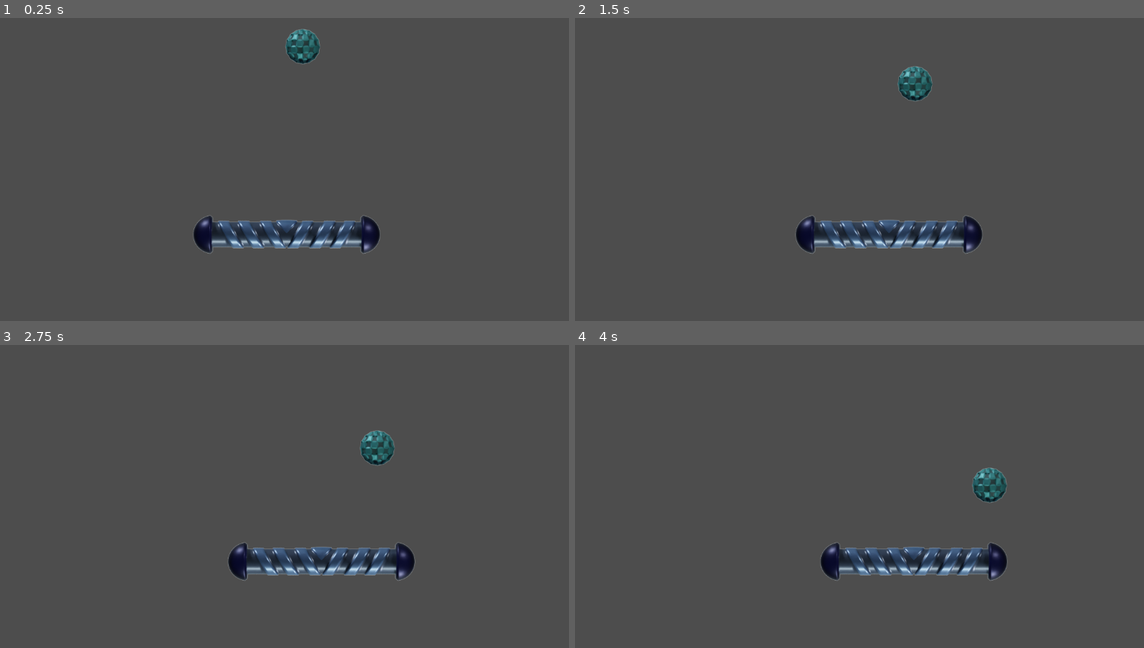
Above: before the commit, frames 1-4 (two rows, left to right).
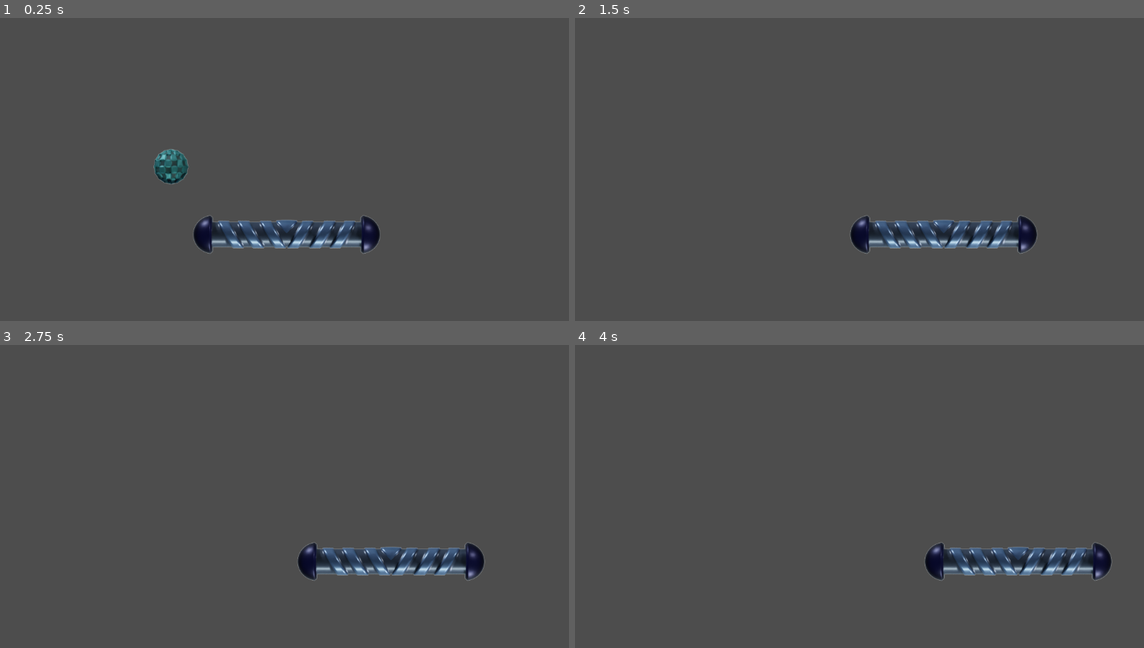
Above: after the commit, the same moments.

Repository: rkumayan/breakout
Game: Godot game, scene res://main.tscn
Same seed, same stepped clock (60 frames per second), same inputs: the game is played once before the commit and once after it.
Inputs:
- Up to frame 1 (0.25 s): no input
- Up to frame 2 (1.5 s): hold Right (ui_right) 0.53-1.28 s; hold Left (ui_left) from 1.28 s (still down)
- Up to frame 3 (2.75 s): release Left (ui_left) at 2.03 s; hold Right (ui_right) from 2.03 s (still down)
- Up to frame 4 (4 s): release Right (ui_right) at 3.53 s; hold Left (ui_left) from 3.53 s (still down)

The runs differ from the first frame. In frame 1, 1.1% of the frame differs, in the area x 26-57%, y 3-55%; in frame 2, 3.8%; in frame 3, 4.0%; in frame 4, 4.7%, in the area x 43-95%, y 40-78%.

Commit message:
added collision for player and ball

Diff:
--- a/ball.gd
+++ b/ball.gd
@@ -1,13 +1,26 @@
 extends Area2D
 
-var add_x = 1
-var add_y = 1
+var add_x = -10
+var add_y = 10
 func _physics_process(delta):
 	position += Vector2(add_x,add_y)
 	pass
 
 
 func _on_body_entered(body):
-	add_y = -add_y
-	print('body entered')
+	#player entered
+	if( str(body) == "player:<CharacterBody2D#27497858266>"):
+		add_y = -add_y
+	#collided with right or left wall
+	if( str(body) == "right:<StaticBody2D#27464303832>" or str(body) ==  "left:<StaticBody2D#27430749398>"):
+		add_x = -add_x
+
+	#collided with top or bottom wall
+	if( str(body) == "top:<StaticBody2D#27363640524>" or str(body) == "bottom:<StaticBody2D#27397194952>"):
+		add_y = -add_y
+
+
+
+	print(body)
+
 	pass
--- a/main.tscn
+++ b/main.tscn
@@ -21,27 +21,27 @@
 
 [node name="walls" type="Node2D" parent="."]
 
-[node name="StaticBody2D" type="StaticBody2D" parent="walls"]
+[node name="top" type="StaticBody2D" parent="walls"]
 
-[node name="CollisionShape2D" type="CollisionShape2D" parent="walls/StaticBody2D"]
+[node name="CollisionShape2D" type="CollisionShape2D" parent="walls/top"]
 position = Vector2(573, -108)
 shape = SubResource("RectangleShape2D_ccfd4")
 
-[node name="StaticBody2D2" type="StaticBody2D" parent="walls"]
+[node name="bottom" type="StaticBody2D" parent="walls"]
 
-[node name="CollisionShape2D" type="CollisionShape2D" parent="walls/StaticBody2D2"]
+[node name="CollisionShape2D" type="CollisionShape2D" parent="walls/bottom"]
 position = Vector2(579, 744)
 shape = SubResource("RectangleShape2D_ccfd4")
 
-[node name="StaticBody2D3" type="StaticBody2D" parent="walls"]
+[node name="left" type="StaticBody2D" parent="walls"]
 
-[node name="CollisionShape2D" type="CollisionShape2D" parent="walls/StaticBody2D3"]
+[node name="CollisionShape2D" type="CollisionShape2D" parent="walls/left"]
 position = Vector2(-12, 973)
 shape = SubResource("RectangleShape2D_kkw7m")
 
-[node name="StaticBody2D4" type="StaticBody2D" parent="walls"]
+[node name="right" type="StaticBody2D" parent="walls"]
 
-[node name="CollisionShape2D" type="CollisionShape2D" parent="walls/StaticBody2D4"]
+[node name="CollisionShape2D" type="CollisionShape2D" parent="walls/right"]
 position = Vector2(1165, 970)
 shape = SubResource("RectangleShape2D_kkw7m")
 
@@ -61,11 +61,11 @@
 script = ExtResource("3_bc0n6")
 
 [node name="Sprite2D" type="Sprite2D" parent="ball"]
-position = Vector2(601, 80)
+position = Vector2(501, 187)
 texture = ExtResource("4_6bpfx")
 
 [node name="CollisionShape2D" type="CollisionShape2D" parent="ball"]
-position = Vector2(601, 81)
+position = Vector2(502, 187)
 shape = SubResource("CircleShape2D_ife6b")
 
 [connection signal="body_entered" from="ball" to="ball" method="_on_body_entered"]
--- a/player.gd
+++ b/player.gd
@@ -1,9 +1,10 @@
 extends CharacterBody2D
 
+const speed = 300
 func _physics_process(delta):
 
 	var direction = Input.get_axis("ui_left", "ui_right")
 	if( Input.is_action_pressed("ui_left")):
-		position.x -= 100 * delta
+		position.x -= speed * delta
 	elif( Input.is_action_pressed("ui_right")):
-		position.x += 100 * delta
+		position.x += speed * delta
